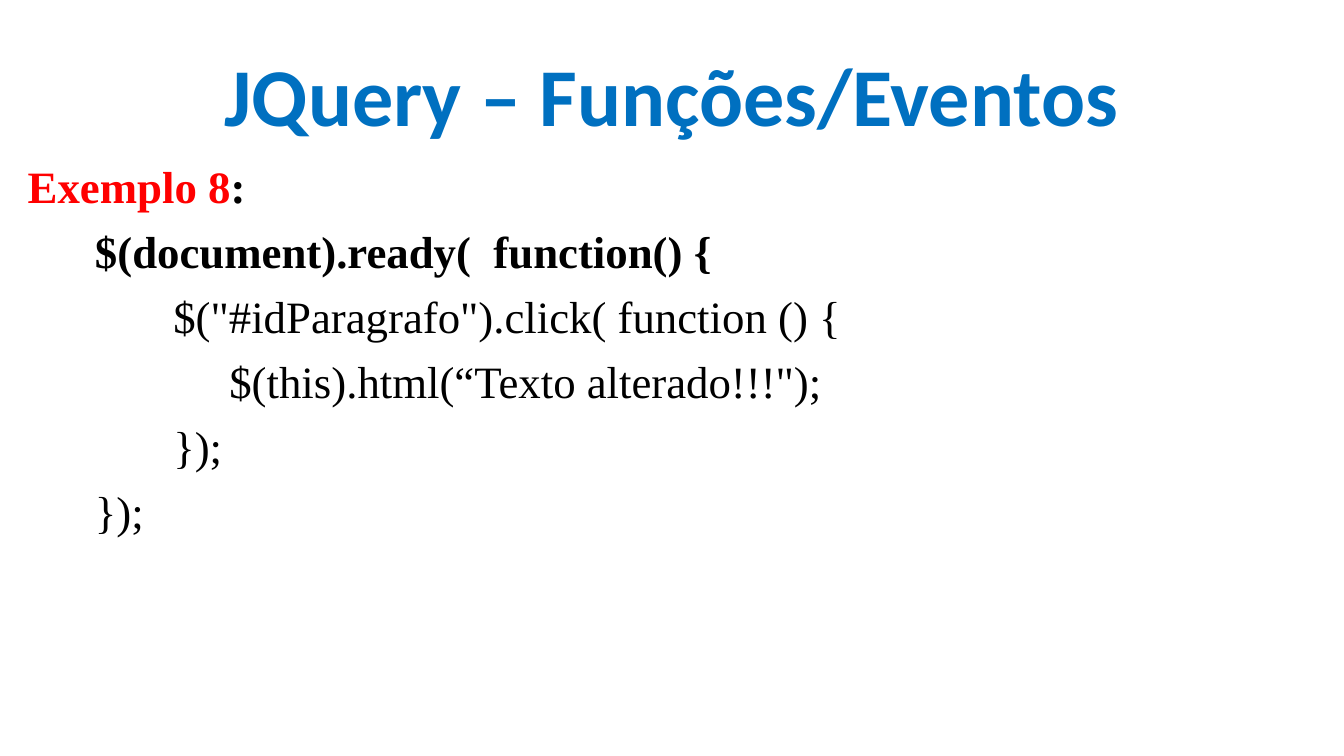
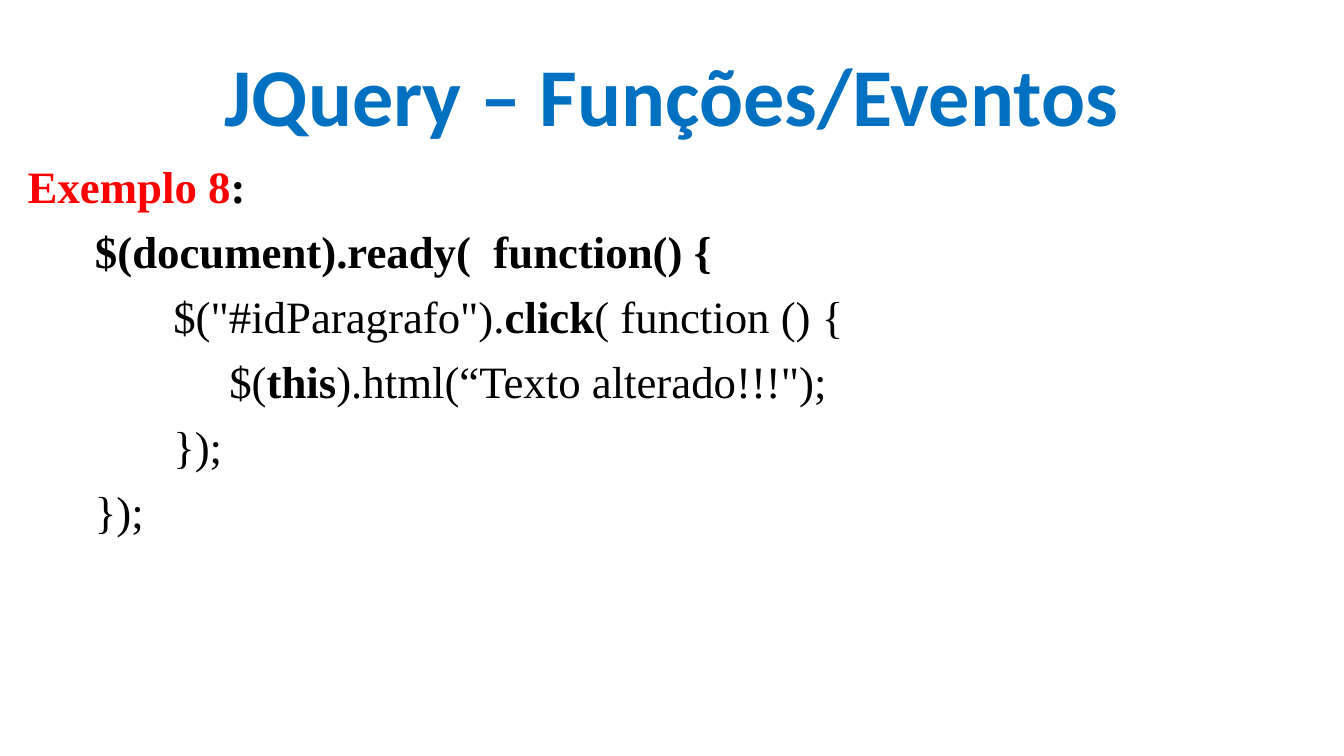
Before and after one commit to CloudEducationBrazil/WydenDesenvolvimentoWebPHP, a slide deck: slide 11 of 01 Classes/Aula 11 Desenvolvimento Web PHP - JQuery.pptx. Drawn at 1344x756 pixels with LibreOffice and Linux fonts; fonts in the diff are those of the drawing; background and template pictures are left out. Boxes give left, top, right and bottom in pixels: in the first picture for what was removed or moved away, otherwise in the second. Text is boxed around its words. In the diff, an @@ line names an element or a change of style, - is before the commit and + after.

```diff
--- a/01 Classes/Aula 11 Desenvolvimento Web PHP - JQuery.pptx
+++ b/01 Classes/Aula 11 Desenvolvimento Web PHP - JQuery.pptx
@@ text at bbox=[173, 300, 827, 408]: bold on in "$("#idParagrafo").click(", "$(this).html(“Texto" @@
```
Also in this commit, not shown: 4 other slides changed, 1 slide added, 2 other files.
